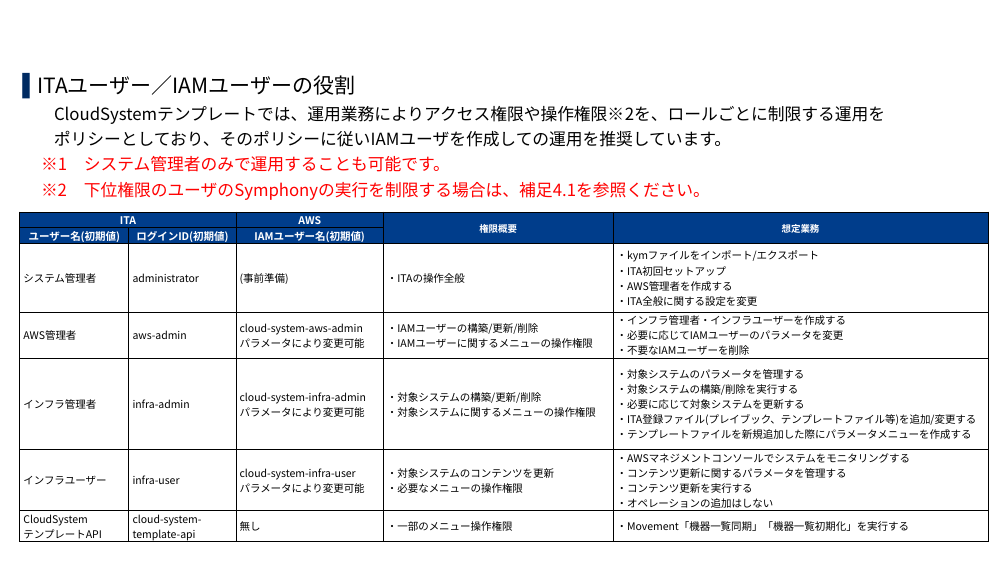
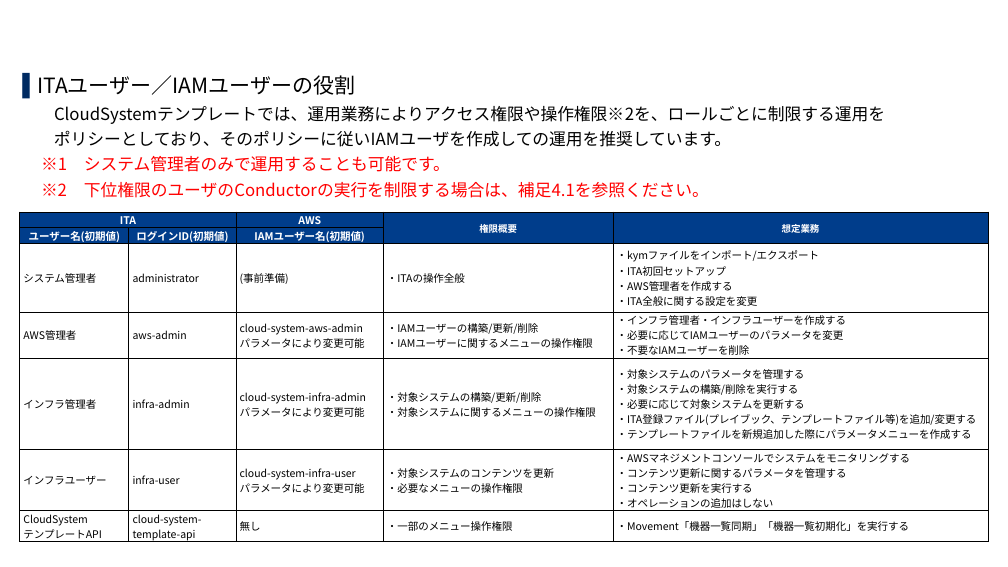
Before and after one commit to exastro-suite/it-automation-docs, a slide deck: slide 6 of asset/SettingSamples_ja/cloud-system-template-install_ja.pptx. Drawn at 1008x567 pixels with LibreOffice and Linux fonts; fonts in the diff are those of the drawing; background and template pictures are left out. Boxes give left, top, right and bottom in pixels: in the first picture for what was removed or moved away, otherwise in the second. Text is boxed around its words. In the diff, an @@ line names an element or a change of style, - is before the commit and + after.

```diff
--- a/asset/SettingSamples_ja/cloud-system-template-install_ja.pptx
+++ b/asset/SettingSamples_ja/cloud-system-template-install_ja.pptx
@@ text at (41, 182, 709, 198): text changed @@
-  ※2 下位権限のユーザのSymphonyの実行を制限する場合は、補足4.1を参照ください。
+  ※2 下位権限のユーザのConductorの実行を制限する場合は、補足4.1を参照ください。
```
Also in this commit, not shown: 33 other slides changed, 2 other files.
